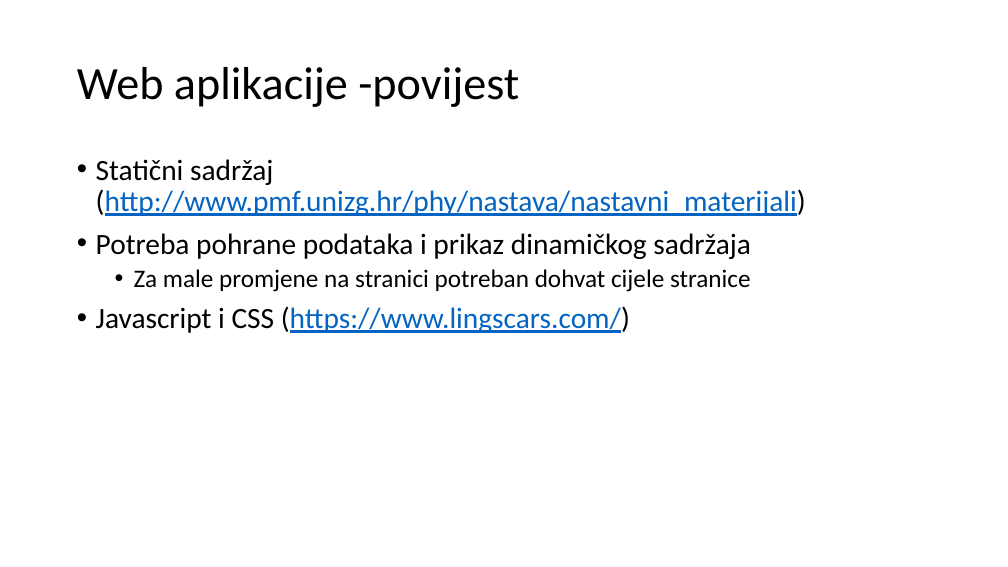
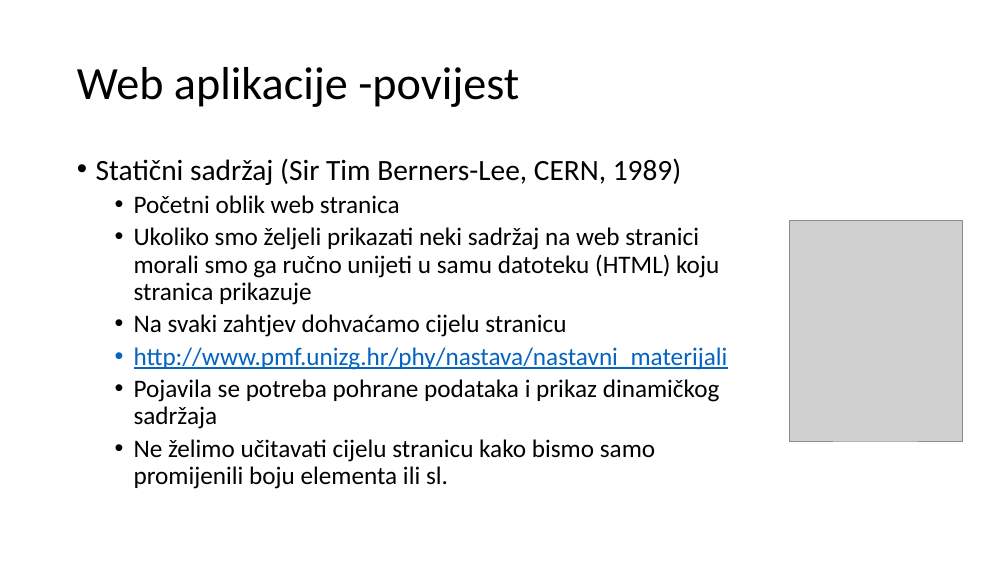
Before and after one commit to mmssniper/angular-workshop, a slide deck: slide 4 of prezentacije/1-1 Uvod i SPA aplikacije.pptx (slide 3 before the commit). Drawn at 1008x567 pixels with LibreOffice and Linux fonts; fonts in the diff are those of the drawing; grey boxes stand for pictures. Boxes give left, top, right and bottom in pixels: in the first picture for what was removed or moved away, otherwise in the second. Text is boxed around its words. In the diff, an @@ line names an element or a change of style, - is before the commit and + after.

```diff
--- a/prezentacije/1-1 Uvod i SPA aplikacije.pptx
+++ b/prezentacije/1-1 Uvod i SPA aplikacije.pptx
@@ text at (x1=96, y1=158, x2=728, y2=489): text changed; size 28 to 24 pt @@
-• Statični sadržaj (http://www.pmf.unizg.hr/phy/nastava/nastavni_materijali)
-• Potreba pohrane podataka i prikaz dinamičkog sadržaja
-  • Za male promjene na stranici potreban dohvat cijele stranice
-• Javascript i CSS (https://www.lingscars.com/)
+• Statični sadržaj (Sir Tim Berners-Lee, CERN, 1989)
+  • Početni oblik web stranica
+  • Ukoliko smo željeli prikazati neki sadržaj na web stranici morali smo ga ručno unijeti u samu datoteku (HTML) koju stranica prikazuje
+  • Na svaki zahtjev dohvaćamo cijelu stranicu
+  • http://www.pmf.unizg.hr/phy/nastava/nastavni_materijali
+  • Pojavila se potreba pohrane podataka i prikaz dinamičkog sadržaja
+  • Ne želimo učitavati cijelu stranicu kako bismo samo promijenili boju elementa ili sl.
@@ picture added at (x1=789, y1=221, x2=963, y2=442) @@
```
Also in this commit, not shown: 11 other slides changed, 4 slides added, 2 slides removed.
